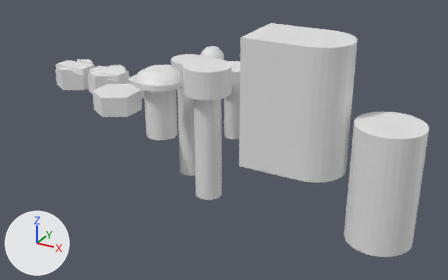
The Blender file lib/screws_and_nuts.blend: old version first, new version second.
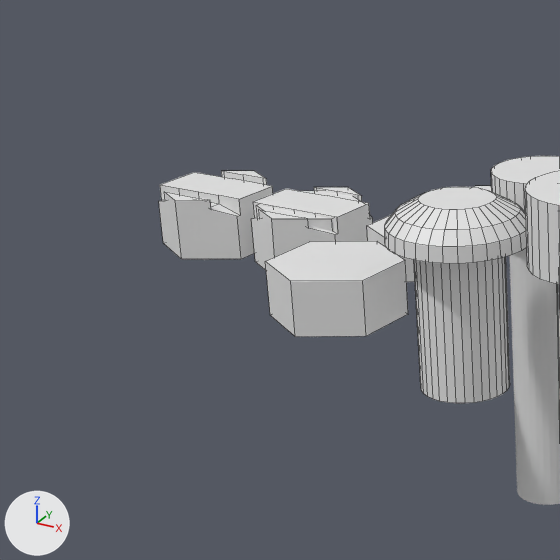
Each version appears first whole from a 50 mm lens placed at (71.8, -98.2, 40.7), pointed at (19.7, -3.5, -6.6), and next in a close-up on the part from 0% to 43% of the width and 0% to 70% of the height. Arrows for +X, +Y and +Z are at lower left; the lights stay in place. The close-ups show mesh edges as thin lines.

Before the edit, the objects in view are built like this:
```python
me_cylinder = bpy.data.meshes.new('Cylinder')
me_cylinder.from_pydata(...)  # a 6-sided cylinder along z spanning x -3.98..3.98, y -4.6..4.6, z -1.9..1.9
me_cylinder_005 = bpy.data.meshes.new('Cylinder.005')
me_cylinder_005.from_pydata(...)  # a 32-sided cylinder along z spanning x -2.9..2.9, y -2.9..2.9, z -10.0..0.0
me_cylinder_008 = bpy.data.meshes.new('Cylinder.008')
me_cylinder_008.from_pydata(...)  # a 6-sided cylinder along z spanning x -3.45..3.45, y -3.98..3.98, z -1.5..1.5
ob_nut_m4 = bpy.data.objects.new('nut_m4', me_cylinder_008)
ob_nut_m4.location = (0.0, 0.0, 0.0)
ob_nut_m5 = bpy.data.objects.new('nut_m5', me_cylinder)
ob_nut_m5.location = (0.0, -10.0, 0.0)
ob_screw_m5x10_tolerance_cutout = bpy.data.objects.new('screw_m5x10_tolerance_cutout', me_cylinder_005)
ob_screw_m5x10_tolerance_cutout.location = (10.0, -10.0, 5.0)
# also in view: 'screw_m4x20' at (10.0, 0.0, -5.0); 'screw_m5x10' at (10.0, -10.0, 1.3); 'nut_m4_cut_src' at (-10.0, 0.0, -0.6); 'screw_m5x20' at (20.0, -10.0, -2.6); 'nut_m4.001' at (-10.0, 0.0, 0.0)
```
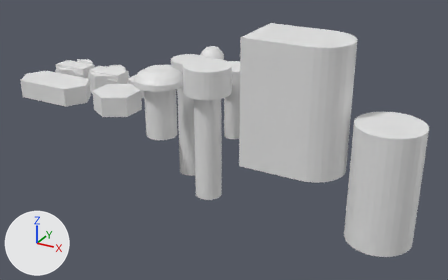
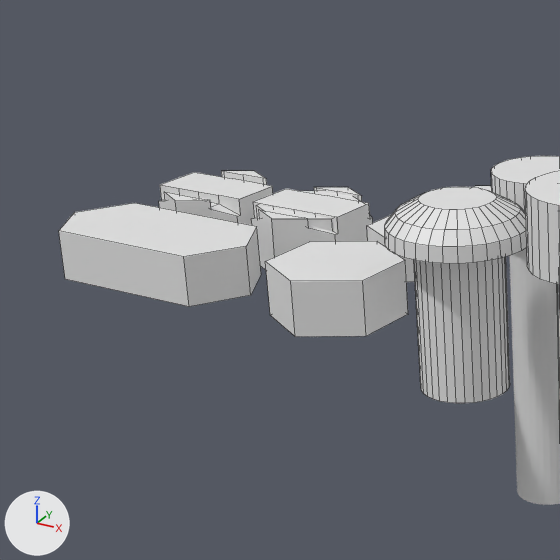
Changed parts and their boxes (x1, y1, x2, y2) in the close-ups (560 x 560 px):
'nut_m4_insert_cut', added: after (59, 203, 261, 306)

The change, as a diff of the scene's bpy script:
```diff
--- a/lib/screws_and_nuts.blend.py
+++ b/lib/screws_and_nuts.blend.py
@@ me_cylinder_015 @@
+me_cylinder_015.from_pydata([(-4.4, 0.0, -1.9), (-4.4, 0.0, 1.7), (-2.2, 3.7, -1.9), (-2.2, 3.7, 1.7), (9.2, 3.7, -1.9), (9.2, 3.7, 1.7), (11.4, 0.0, -1.9), (11.4, 0.0, 1.7), (9.2, -3.7, -1.9), (9.2, -3.7, 1.7), (-2.2, -3.7, -1.9), (-2.2, -3.7, 1.7)], [], [(0, 1, 3, 2), (2, 3, 5, 4), (4, 5, 7, 6), (6, 7, 9, 8), (3, 1, 11, 9, 7, 5), (8, 9, 11, 10), (10, 11, 1, 0), (0, 2, 4, 6, 8, 10)])
@@ ob_nut_m4_insert_cut @@
+ob_nut_m4_insert_cut = bpy.data.objects.new('nut_m4_insert_cut', me_cylinder_015)
+ob_nut_m4_insert_cut.location = (-19.0, -10.0, 0.0)
```
